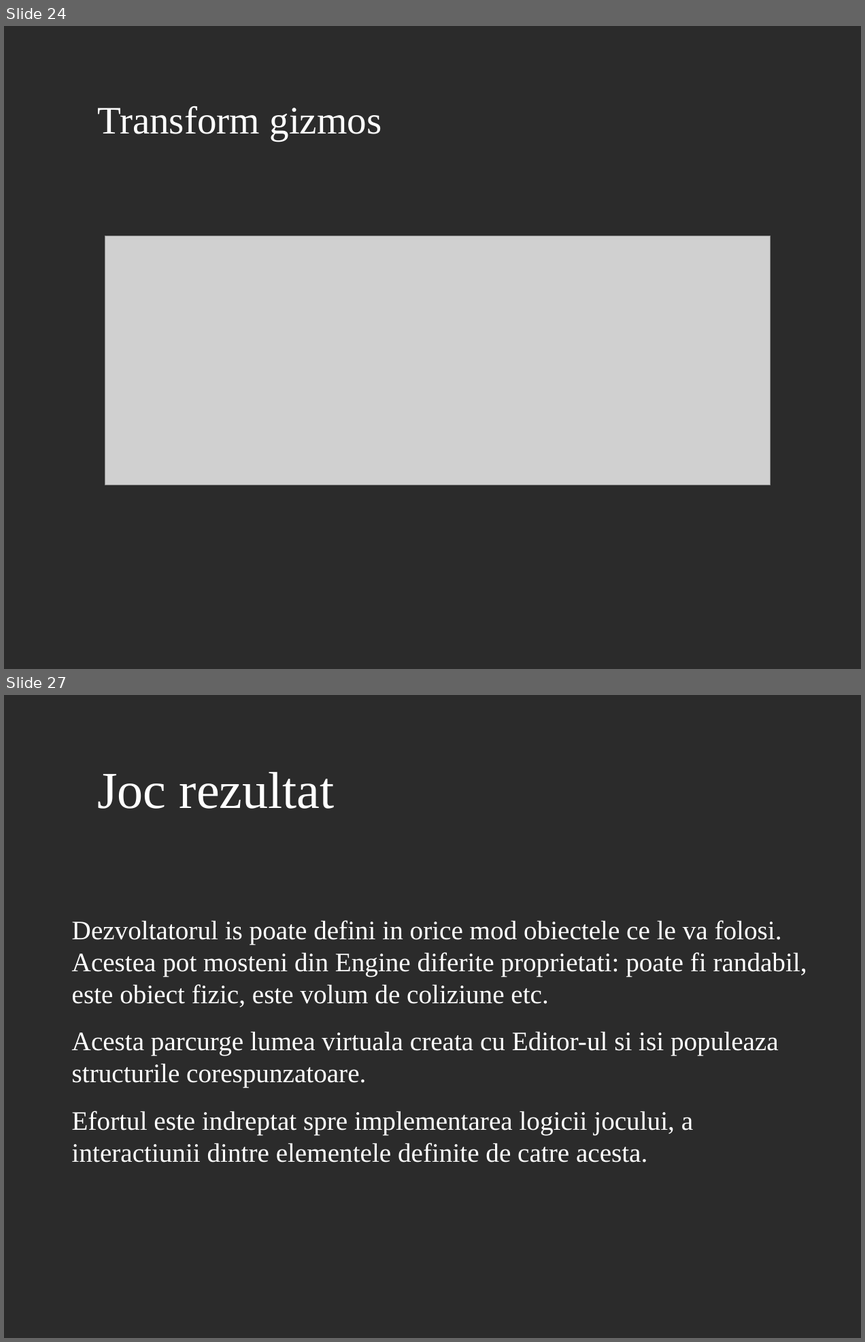
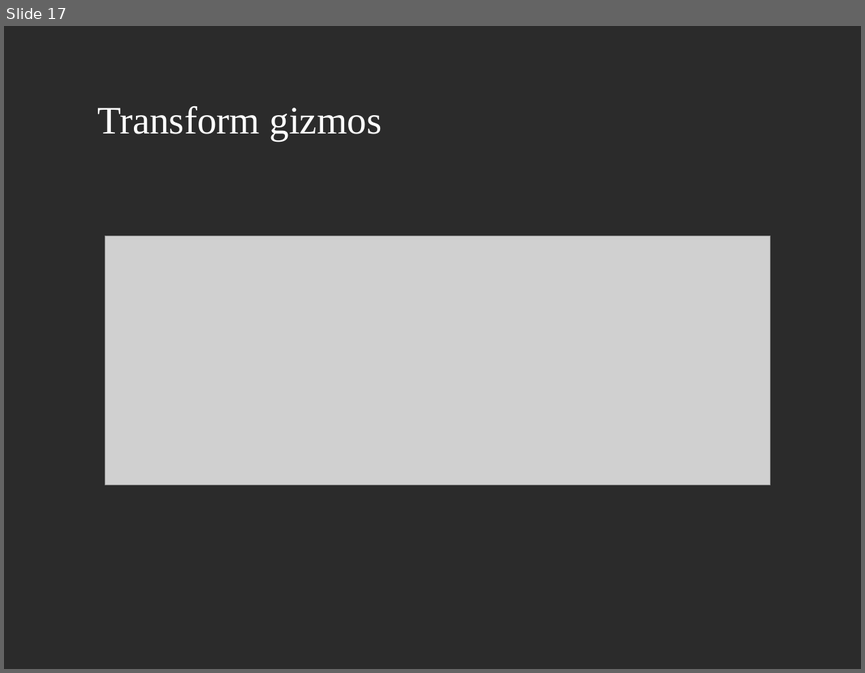
Before and after one commit to AlexandruScutaru/Licenta2019AlexandruOvidiuScutaru, a slide deck: GameEngine3D_prezentare.odp. Shown one above the other, each under a label of ours: slides 24 and 27 before the commit, slide 17 after it; the slides between them are not shown. The pictures are 865x1342 and 865x673 pixels, drawn with LibreOffice and Linux fonts; fonts in the diff are those of the drawing; grey boxes stand for pictures; background and template pictures are left out; a plain dark background stands for a picture behind light text. Boxes give left, top, right and bottom in pixels: in the first picture for what was removed or moved away, otherwise in the second. Text is boxed around its words. In the diff, an @@ line names an element or a change of style, - is before the commit and + after.

```diff
--- a/GameEngine3D_prezentare.odp
+++ b/GameEngine3D_prezentare.odp
@@ slide 27 removed at [4,695,861,1338], background picture (left out) @@
@@ title removed at [97,772,334,809] @@
-Joc rezultat
@@ text removed at [72,920,807,1162] @@
-Dezvoltatorul is poate defini in orice mod obiectele ce le va folosi. Acestea pot mosteni din Engine diferite proprietati: poate fi randabil, este obiect fizic, este volum de coliziune etc.
-Acesta parcurge lumea virtuala creata cu Editor-ul si isi populeaza structurile corespunzatoare.
-Efortul este indreptat spre implementarea logicii jocului, a interactiunii dintre elementele definite de catre acesta.
@@ what was slide 24 is now slide 17 @@
```
Also in this commit, not shown: 4 slides changed, 12 slides added, 21 other slides removed.
